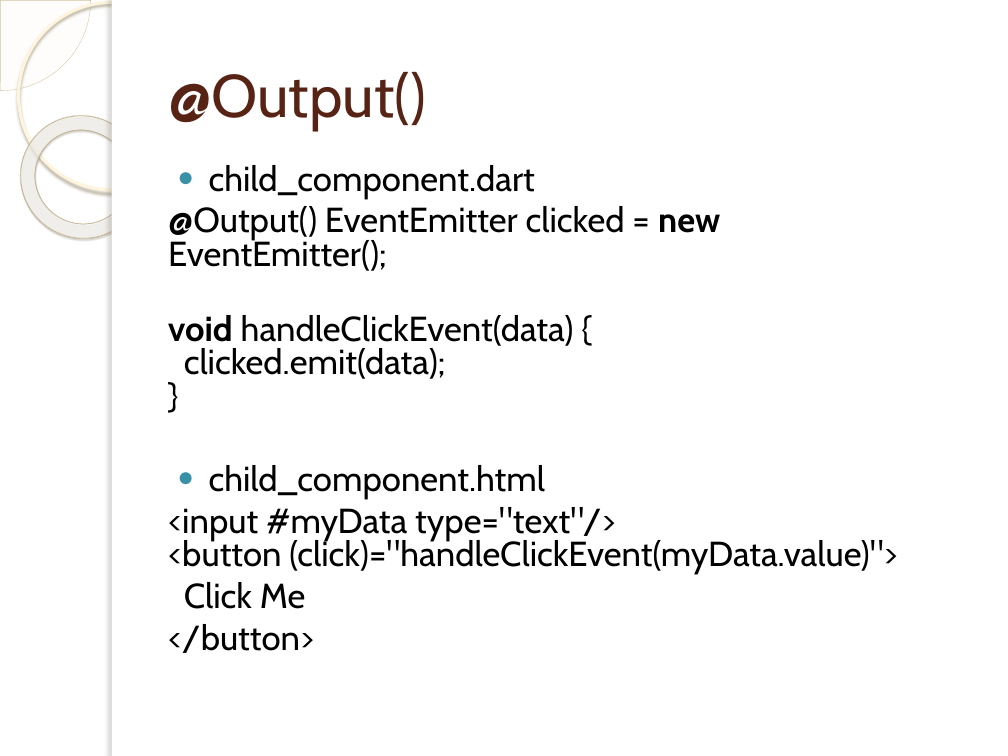
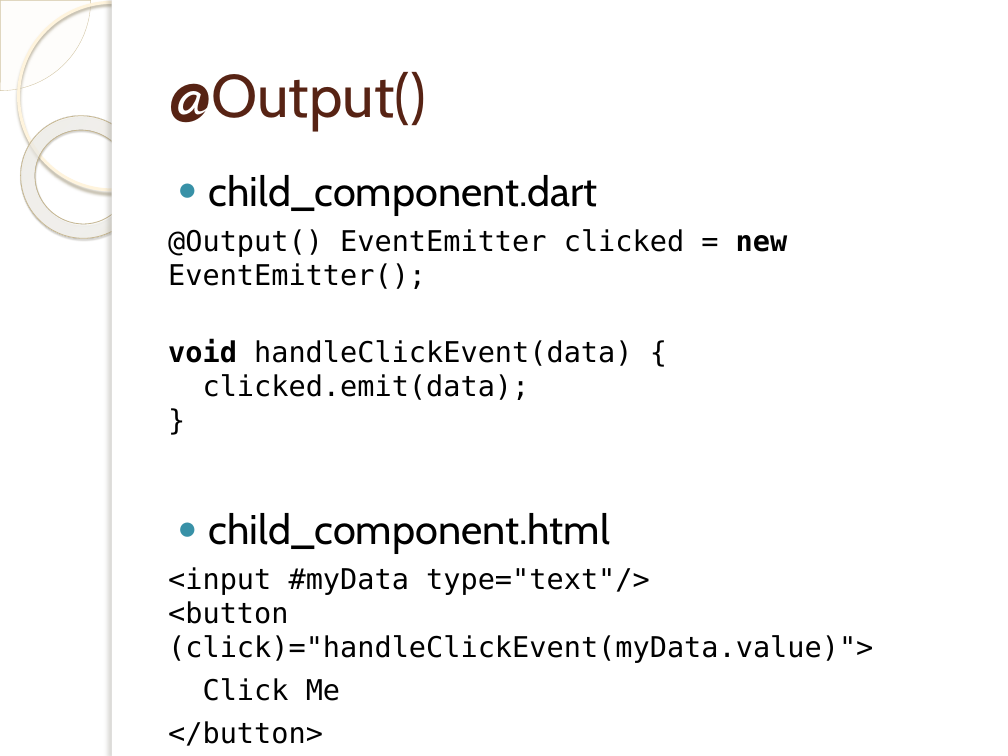
Before and after one commit to cdnielson/angular2presentation, a slide deck: slide 22 of Angular 2.pptx. Drawn at 1008x756 pixels with LibreOffice and Linux fonts; fonts in the diff are those of the drawing; background and template pictures are left out. Boxes give left, top, right and bottom in pixels: in the first picture for what was removed or moved away, otherwise in the second. Text is boxed around its words. In the diff, an @@ line names an element or a change of style, - is before the commit and + after.

```diff
--- a/Angular 2.pptx
+++ b/Angular 2.pptx
@@ text "child_component.dart" at <box>168,175,873,701</box>: size 24.8 to 29.6 pt in "child_component.dart", "child_component.html"; size 24.8 to 20.4 pt, font Cabin to DejaVu Sans Mono in "@Output() EventEmitter clicked = new EventEmitter();", "void handleClickEvent(data) { clicked.emit(data); }", "<input #myData type="text"/> <button (click)="handleClickEve ...", "Click Me" and 1 more places; line spacing 0.8 to 1 @@
```
Also in this commit, not shown: 19 other slides changed, 1 other file.
